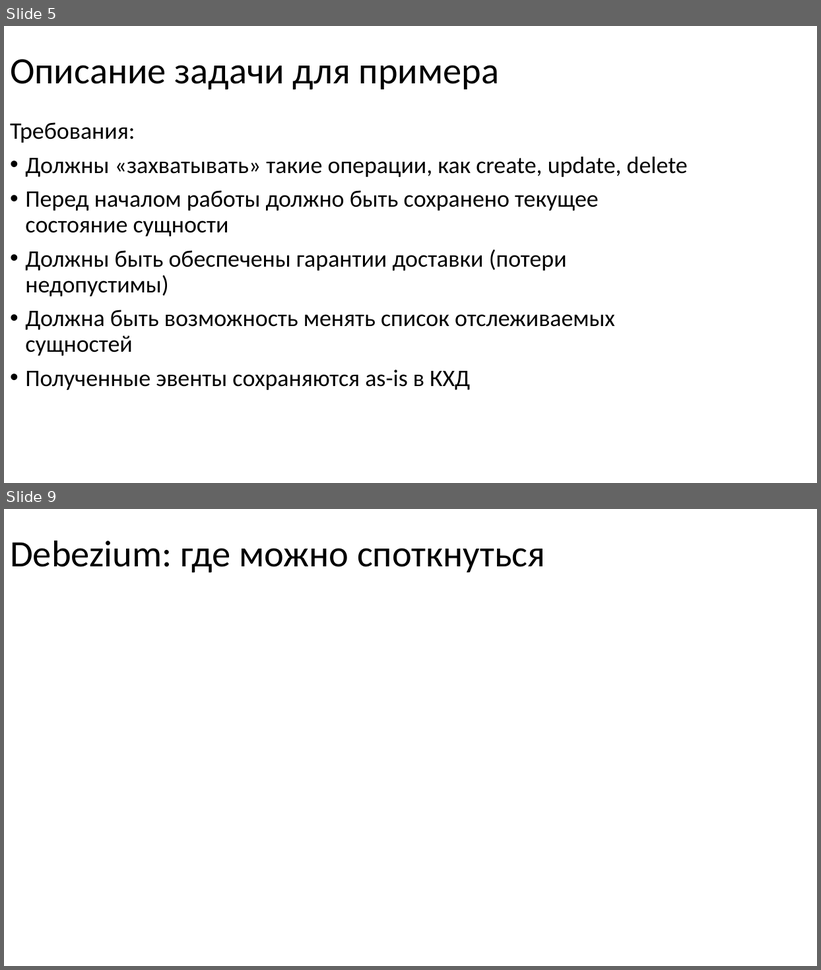
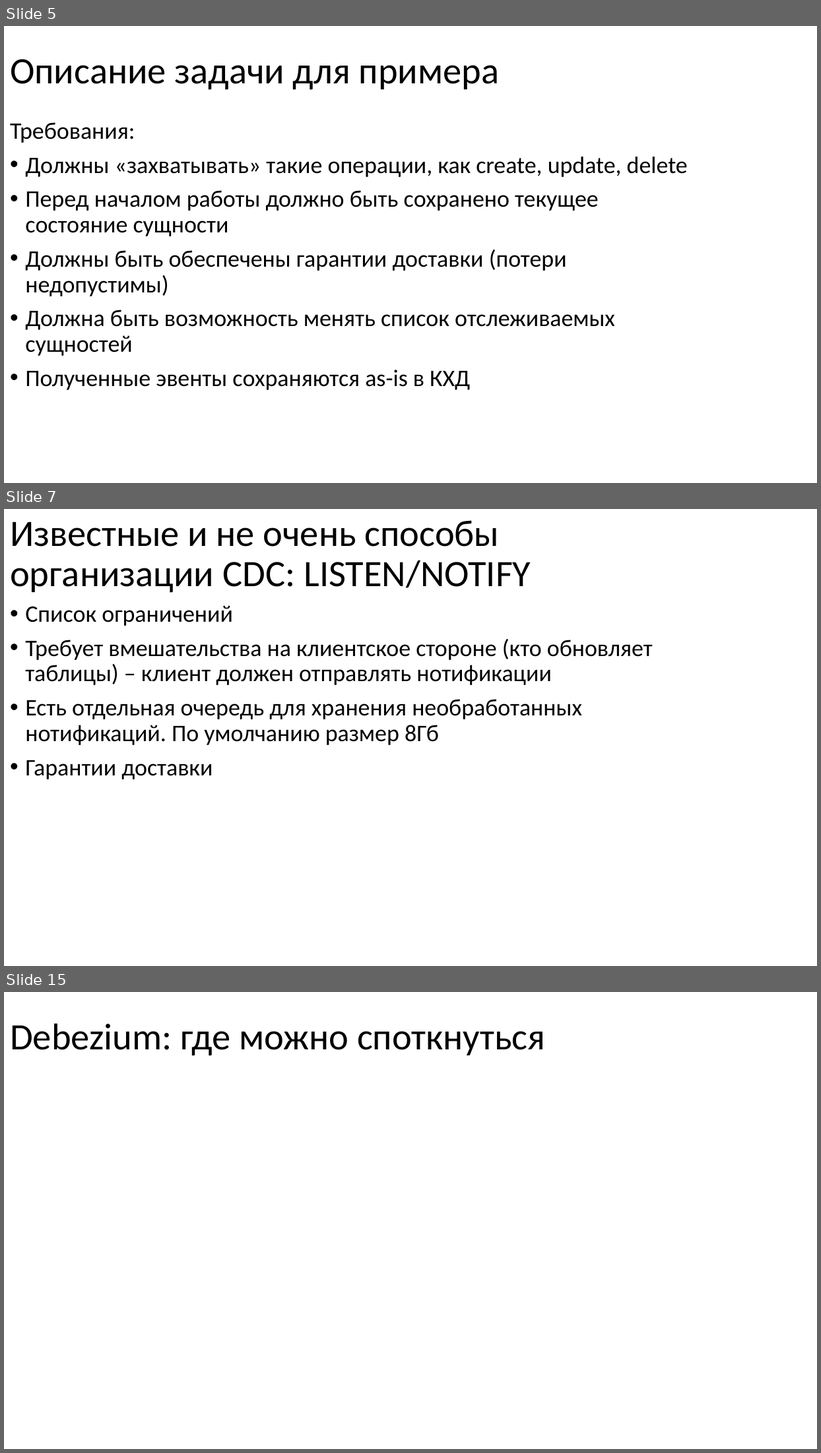
Before and after one commit to nryanov/presentations, a slide deck: smartdata/cdc-via-debezium/debezium-smartdata2025.pptx. Shown one above the other, each under a label of ours: slides 5 and 9 before the commit, slides 5, 7 and 15 after it; the slides between them are not shown. The pictures are 821x970 and 821x1453 pixels, drawn with LibreOffice and Linux fonts; fonts in the diff are those of the drawing. Boxes give left, top, right and bottom in pixels: in the first picture for what was removed or moved away, otherwise in the second. Text is boxed around its words. In the diff, an @@ line names an element or a change of style, - is before the commit and + after.

```diff
--- a/smartdata/cdc-via-debezium/debezium-smartdata2025.pptx
+++ b/smartdata/cdc-via-debezium/debezium-smartdata2025.pptx
@@ slide 7 added at (4, 509, 817, 966), background #FFFFFF @@
@@ title added at (10, 520, 531, 593), 44 pt, text #000000 @@
+Известные и не очень способы организации CDC: LISTEN/NOTIFY
@@ text added at (25, 605, 653, 780), 28 pt, text #000000 @@
+• Список ограничений
+• Требует вмешательства на клиентское стороне (кто обновляет таблицы) – клиент должен отправлять нотификации
+• Есть отдельная очередь для хранения необработанных нотификаций. По умолчанию размер 8Гб
+• Гарантии доставки
@@ what was slide 9 is now slide 15 @@
```
Also in this commit, not shown: 4 slides changed, 6 other slides added.
